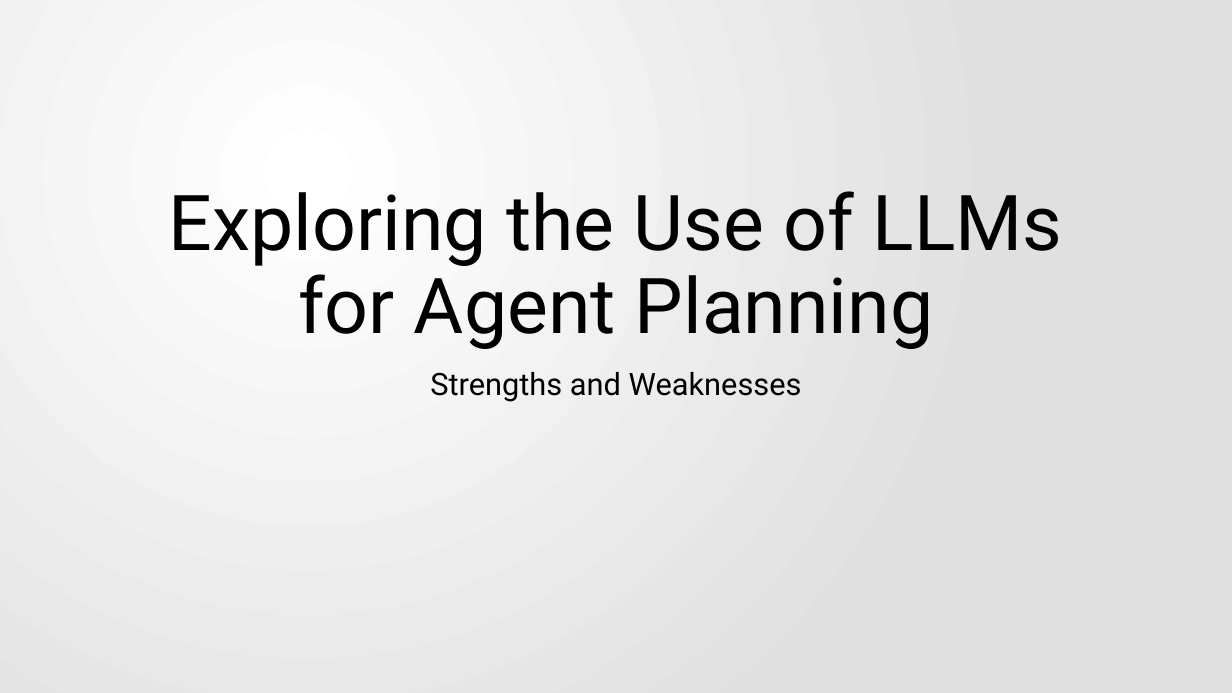
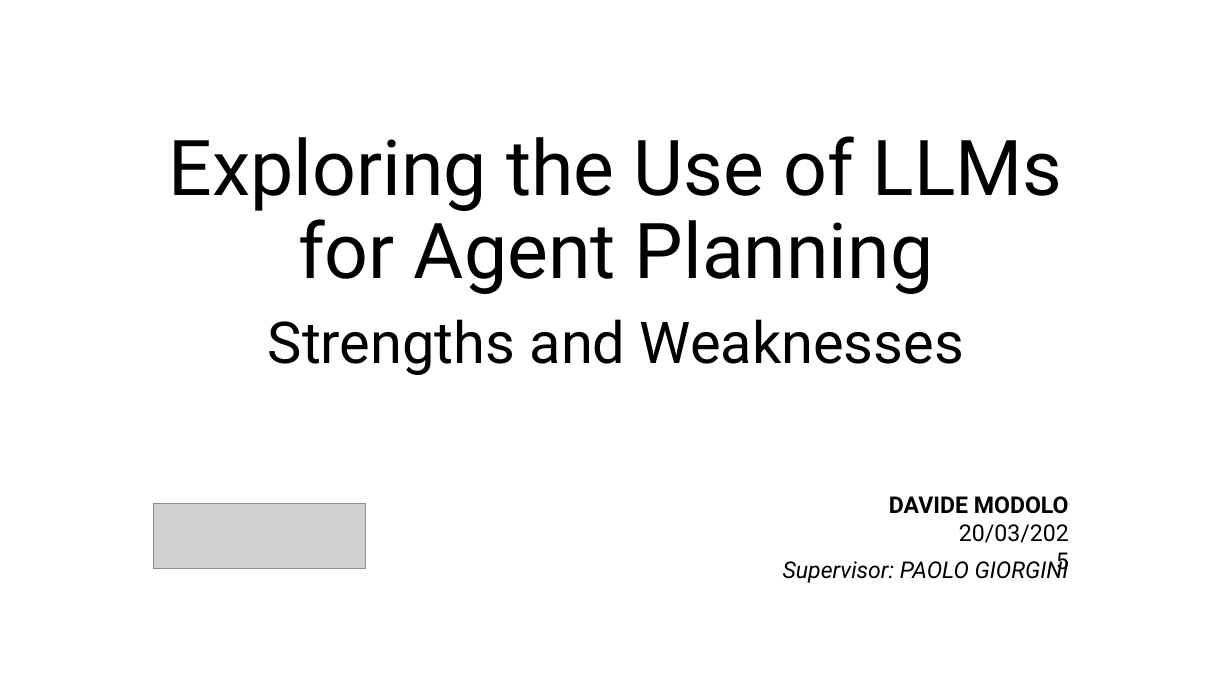
Before and after one commit to davidemodolo/master_thesis, a slide deck: slide 1 of presentation/Exploring the Use of LLMs for Agent Planning.pptx. Drawn at 1232x693 pixels with LibreOffice and Linux fonts; fonts in the diff are those of the drawing; grey boxes stand for pictures. Boxes give left, top, right and bottom in pixels: in the first picture for what was removed or moved away, otherwise in the second. Text is boxed around its words. In the diff, an @@ line names an element or a change of style, - is before the commit and + after.

```diff
--- a/presentation/Exploring the Use of LLMs for Agent Planning.pptx
+++ b/presentation/Exploring the Use of LLMs for Agent Planning.pptx
@@ background gradient #FFFFFF to #E1E1E1 to #FFFFFF @@
@@ title "Exploring the Use of LLMs ...": place and size @@
-title "Exploring the Use of LLMs ..." at <box>169,191,1063,349</box>
+title "Exploring the Use of LLMs ..." at <box>169,136,1063,294</box>
@@ subtitle "Strengths and Weaknesses": place and size @@
-subtitle "Strengths and Weaknesses" at <box>430,372,802,402</box>
+subtitle "Strengths and Weaknesses" at <box>268,319,964,375</box>
@@ subtitle "Strengths and Weaknesses" at <box>268,319,964,375</box>: size 24 to 45 pt @@
@@ picture added at <box>154,504,366,569</box> @@
@@ text added at <box>889,496,1069,514</box>, 18 pt, text #000000, bold @@
+DAVIDE MODOLO
@@ text added at <box>959,524,1069,543</box>, 18 pt, text #000000 @@
+20/03/2025
@@ text added at <box>783,557,1069,583</box>, 18 pt, text #000000, italic @@
+Supervisor: PAOLO GIORGINI
```
Also in this commit, not shown: 1 other slide changed, 1 slide added, 8 other files.
